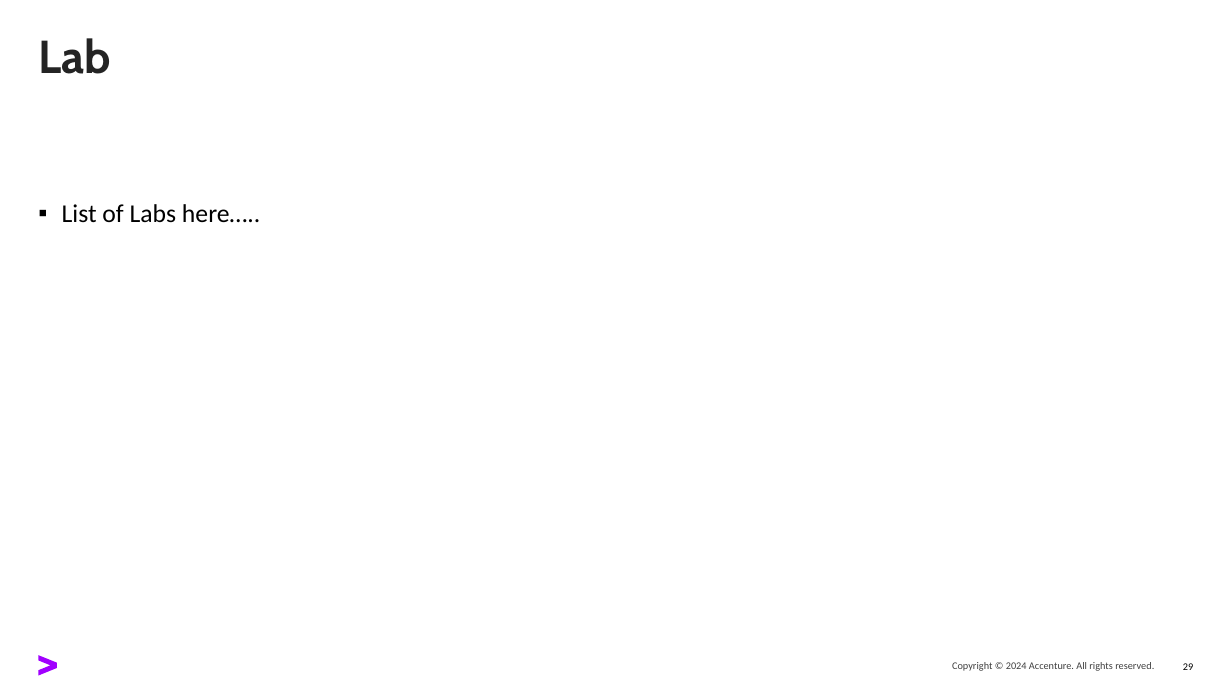
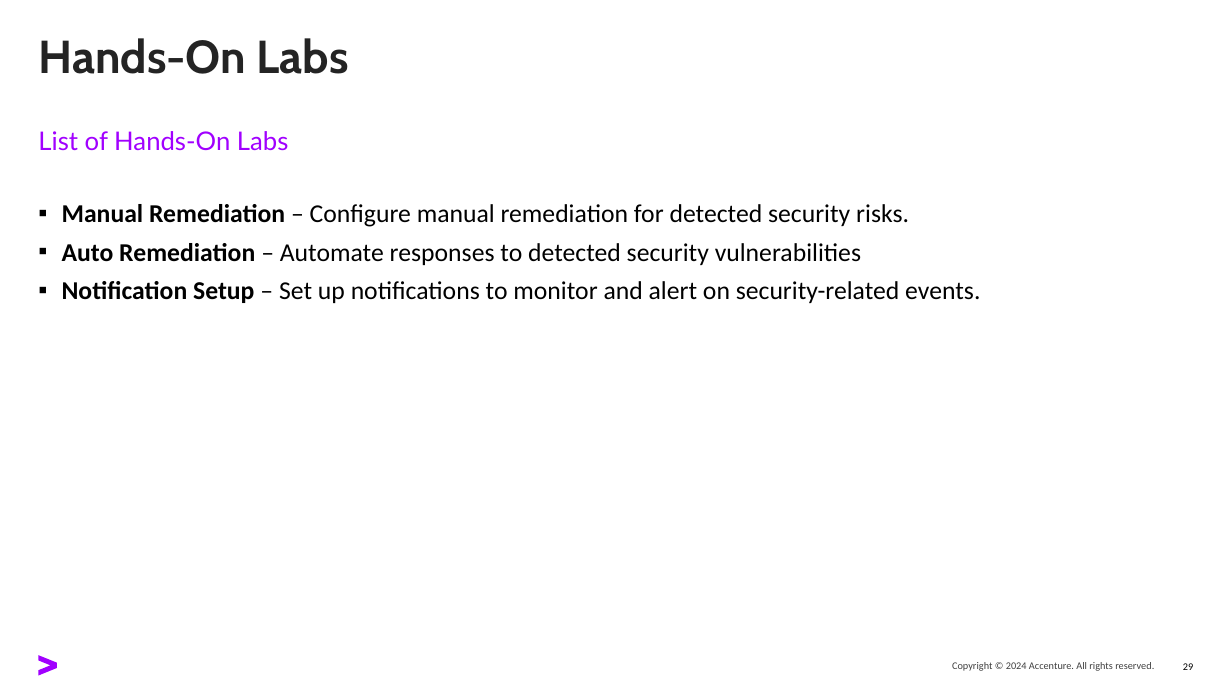
Before and after one commit to oehrlis/oci-sec-ws, a slide deck: slide 29 of ppt/02_Cloud_Guard.pptx. Drawn at 1232x693 pixels with LibreOffice and Linux fonts; fonts in the diff are those of the drawing. Boxes give left, top, right and bottom in pixels: in the first picture for what was removed or moved away, otherwise in the second. Text is boxed around its words. In the diff, an @@ line names an element or a change of style, - is before the commit and + after.

```diff
--- a/ppt/02_Cloud_Guard.pptx
+++ b/ppt/02_Cloud_Guard.pptx
@@ title at [38, 38, 349, 74]: text changed @@
-Lab
+Hands-On Labs
@@ text added at [38, 131, 288, 151], 20 pt, text #A100FF @@
+List of Hands-On Labs
@@ text at [62, 204, 980, 303]: text changed @@
-▪ List of Labs here…..
+▪ Manual Remediation – Configure manual remediation for detected security risks.
+▪ Auto Remediation – Automate responses to detected security vulnerabilities
+▪ Notification Setup – Set up notifications to monitor and alert on security-related events.
```
Also in this commit, not shown: 3 slides removed, 3 other files.
